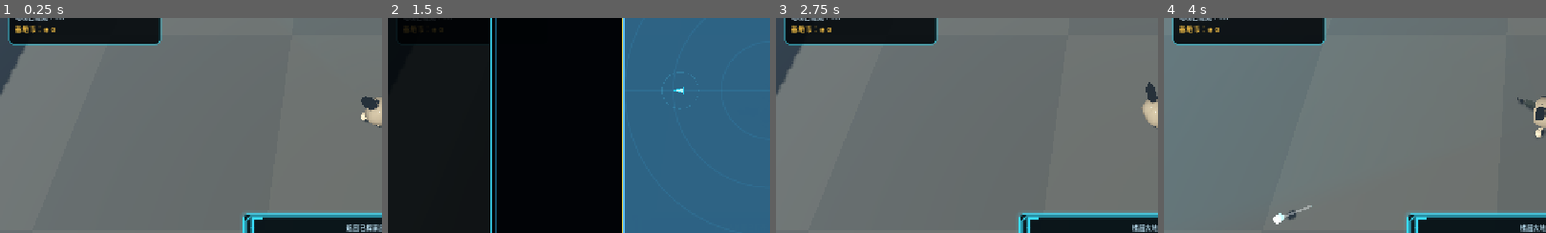
Above: before the commit, frames 1-4 (left to right).
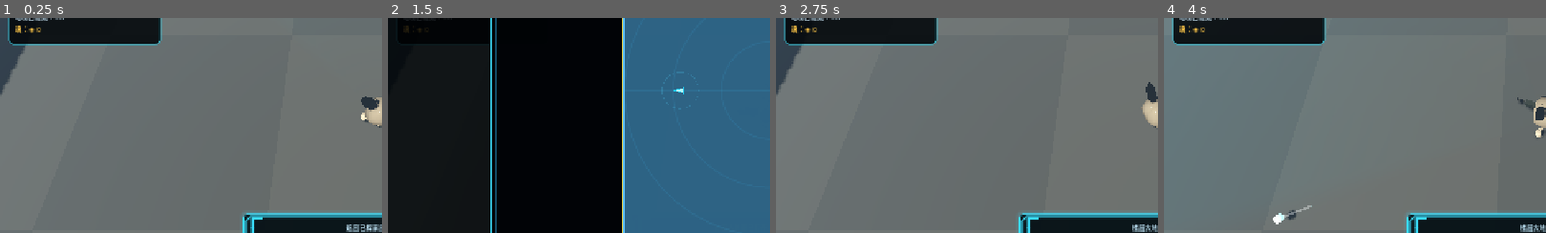
Above: after the commit, the same moments.

Repository: summercard/ShellStorm2
Game: Godot game, scene res://scenes/TowerDescent3D.tscn
Same seed, same stepped clock (60 frames per second), same inputs: the game is played once before the commit and once after it.
Inputs (mouse positions are % of the whole screen's width and height, from its top left):
- Up to frame 1 (0.25 s): no input
- Up to frame 2 (1.5 s): tap Enter at 0.5 s; drag from (90, 20) to (60, 28) at 0.52 s; drag from (30, 55) to (45, 70) at 1.27 s
- Up to frame 3 (2.75 s): click "关闭 · ESC" at 2 s
- Up to frame 4 (4 s): move the mouse to (60, 28) at 2.77 s; press the mouse at (60, 28) at 2.78 s; hold D (move_right) 2.78-3.5 s; release the mouse at (60, 28) at 3.5 s; drag from (45, 70) to (20, 35) at 3.52 s
The pictures show only the part of the screen within x 0-50%, y 34-84%; the shares and areas given below are measured in that part.

The runs differ from the first frame. In frame 1, 0.2% of the frame differs, in the area x 4-15%, y 3-8%; in frame 2, less than 0.1%; in frame 3, 0.2%; in frame 4, 0.2%.

Commit message:
怪物血条灯问题调整

Diff:
--- a/src/base/BaseFacilityService.gd
+++ b/src/base/BaseFacilityService.gd
@@ -94,7 +94,7 @@
 	if upgrade_cost <= 0:
 		return {"success": false, "reason": "升级费用配置无效"}
 	if data.extraction_points < upgrade_cost:
-		return {"success": false, "reason": "基地币不足"}
+		return {"success": false, "reason": "魂不足"}
 
 	var old_level := int(data.get(level_property))
 	var old_points := data.extraction_points
--- a/src/base/BaseManager.gd
+++ b/src/base/BaseManager.gd
@@ -332,7 +332,7 @@
 	if price <= 0:
 		return {"success": false, "reason": "商品购买价配置无效"}
 	if data.extraction_points < price:
-		return {"success": false, "reason": "基地币不足"}
+		return {"success": false, "reason": "魂不足"}
 	if target_owner not in ["loadout", "vault"]:
 		return {"success": false, "reason": "购买目标无效"}
 
@@ -507,7 +507,7 @@
 		return {"success": false, "reason": "商品未在基地货架上"}
 	var price := int(definition.get("base_buy_price", 0))
 	if price <= 0 or data.extraction_points < price:
-		return {"success": false, "reason": "基地币不足" if price > 0 else "商品购买价配置无效"}
+		return {"success": false, "reason": "魂不足" if price > 0 else "商品购买价配置无效"}
 	var purchased := ShopService.make_item_instance(definition, effective_transaction_id)
 	var old_inventory := inventory.get_slots_snapshot()
 	if inventory.add_item(purchased, 1) != 1:
--- a/src/base/BaseWorld.gd
+++ b/src/base/BaseWorld.gd
@@ -123,7 +123,7 @@
 	runs_label.text = "总局数: %d" % data.total_runs
 	extraction_label.text = "成功撤离: %d" % data.successful_extractions
 	kills_label.text = "总击杀: %d" % data.total_kills
-	points_label.text = "基地币: ◈ %d" % BaseManager.get_extraction_points()
+	points_label.text = "魂: ◈ %d" % BaseManager.get_extraction_points()
 	var loot_count := BaseManager.get_extraction_loot_count()
 	loot_label.text = "待处理战利品: %d" % loot_count
 	loot_label.modulate = Color(1.0, 0.78, 0.35, 1.0) if loot_count > 0 else Color(0.65, 0.72, 0.78, 1.0)
--- a/src/base3d/BaseWorld3D.gd
+++ b/src/base3d/BaseWorld3D.gd
@@ -151,7 +151,7 @@
 	runs_label.text = "总局数: %d" % data.total_runs
 	extraction_label.text = "成功撤离: %d" % data.successful_extractions
 	kills_label.text = "总击杀: %d" % data.total_kills
-	points_label.text = "基地币: ◈ %d" % BaseManager.get_extraction_points()
+	points_label.text = "魂: ◈ %d" % BaseManager.get_extraction_points()
 	var loot_count := BaseManager.get_extraction_loot_count()
 	loot_label.text = "待处理战利品: %d" % loot_count
 	loot_label.modulate = Color(1.0, 0.78, 0.35) if loot_count > 0 else Color(0.65, 0.72, 0.78)
--- a/src/enemy3d/Enemy3D.gd
+++ b/src/enemy3d/Enemy3D.gd
@@ -34,10 +34,13 @@
 	"summoner": Vector2(1.55, 0.17),
 	"boss": Vector2(2.65, 0.24),
 }
-const HEALTH_BAR_FRAME_COLOR := Color(0.018, 0.055, 0.078, 0.96)
-const HEALTH_BAR_ACCENT_COLOR := Color(0.16, 0.78, 0.88, 0.92)
-const HEALTH_BAR_FULL_COLOR := Color(0.94, 0.16, 0.24, 1.0)
+const HEALTH_BAR_FRAME_COLOR := Color(0.12, 0.02, 0.04, 0.96)
+const HEALTH_BAR_EMPTY_COLOR := Color(0.018, 0.024, 0.034, 0.98)
+const HEALTH_BAR_FULL_COLOR := Color(0.93, 0.055, 0.12, 1.0)
 const HEALTH_BAR_LOW_COLOR := Color(1.0, 0.54, 0.12, 1.0)
+const HEALTH_BAR_TEXTURE_SIZE := Vector2i(200, 24)
+const HEALTH_BAR_BORDER_PX := 2
+const HEALTH_BAR_PIXEL_SIZE := 0.005
 
 const PROFILES := {
 	"melee_chaser": {"hp": 58, "speed": 3.7, "damage": 12, "range": 1.90, "cooldown": 1.05},
@@ -98,9 +101,11 @@
 var _source_hp_scale := 1.0
 var _source_damage_scale := 1.0
 var _overhead_health_root: Node3D
-var _overhead_health_fill: Node3D
-var _overhead_health_fill_materials: Array[StandardMaterial3D] = []
+var _overhead_health_sprite: Sprite3D
+var _overhead_health_image: Image
+var _overhead_health_texture: ImageTexture
 var _overhead_health_size := Vector2.ZERO
+var _overhead_health_ratio := 1.0
 var _kind_scale_multiplier := 1.0
 var _variant_scale_multiplier := 1.0
 
@@ -189,6 +194,15 @@
 	health_changed.emit(self, current_hp, max_hp)
 
 
+func apply_health_multiplier(multiplier: float) -> void:
+	# 关卡修饰器必须保留当前生命比例；生成时满血的敌人经加成后仍应满血，
+	# 同时立即将实际数值同步给头顶条，不能等到下一次受击才刷新。
+	var health_ratio := clampf(float(current_hp) / float(maxi(1, max_hp)), 0.0, 1.0)
+	max_hp = maxi(1, int(round(float(max_hp) * maxf(0.01, multiplier))))
+	current_hp = clampi(int(round(float(max_hp) * health_ratio)), 0, max_hp)
+	health_changed.emit(self, current_hp, max_hp)
+
+
 func _apply_presentation_scale() -> void:
 	scale = Vector3.ONE * _kind_scale_multiplier * _variant_scale_multiplier
 	if _overhead_health_root != null:
@@ -196,30 +210,41 @@
 
 
 func _ensure_overhead_health_bar() -> void:
-	if _overhead_health_root != null:
-		return
+	var wanted_size := HEALTH_BAR_SIZE_BY_KIND.get(enemy_kind, Vector2(1.65, 0.16)) as Vector2
+	if _overhead_health_root != null and is_instance_valid(_overhead_health_root):
+		if _overhead_health_size.is_equal_approx(wanted_size):
+			return
+		# 场景节点先以默认种类 ready，随后才应用内容数据。种类发生变化时必须
+		# 原子重建，避免小怪/Boss 保留默认怪的条宽或旧材质状态。
+		if _overhead_health_root.get_parent() != null:
+			_overhead_health_root.get_parent().remove_child(_overhead_health_root)
+		_overhead_health_root.queue_free()
+		_overhead_health_root = null
+		_overhead_health_sprite = null
+		_overhead_health_image = null
+		_overhead_health_texture = null
 	_overhead_health_root = Node3D.new()
 	_overhead_health_root.name = "OverheadHealthBar"
 	_overhead_health_root.top_level = true
 	add_child(_overhead_health_root)
-	_overhead_health_size = HEALTH_BAR_SIZE_BY_KIND.get(enemy_kind, Vector2(1.65, 0.16)) as Vector2
+	_overhead_health_size = wanted_size
 	_position_overhead_health_bar()
-	var background := _create_health_bar_quad(
-		"Background", _overhead_health_size + Vector2(0.18, 0.14), HEALTH_BAR_FRAME_COLOR
+	_overhead_health_image = Image.create(
+		HEALTH_BAR_TEXTURE_SIZE.x, HEALTH_BAR_TEXTURE_SIZE.y, false, Image.FORMAT_RGBA8
 	)
-	background.position.z = 0.01
-	_overhead_health_root.add_child(background)
-	var accent := _create_health_bar_quad(
-		"AccentLine", Vector2(_overhead_health_size.x + 0.07, 0.035), HEALTH_BAR_ACCENT_COLOR
+	_overhead_health_texture = ImageTexture.create_from_image(_overhead_health_image)
+	_overhead_health_sprite = Sprite3D.new()
+	_overhead_health_sprite.name = "HealthBarSprite"
+	_overhead_health_sprite.texture = _overhead_health_texture
+	_overhead_health_sprite.pixel_size = HEALTH_BAR_PIXEL_SIZE
+	_overhead_health_sprite.billboard = BaseMaterial3D.BILLBOARD_ENABLED
+	_overhead_health_sprite.no_depth_test = true
+	_overhead_health_sprite.scale = Vector3(
+		_overhead_health_size.x / (float(HEALTH_BAR_TEXTURE_SIZE.x) * HEALTH_BAR_PIXEL_SIZE),
+		_overhead_health_size.y / (float(HEALTH_BAR_TEXTURE_SIZE.y) * HEALTH_BAR_PIXEL_SIZE),
+		1.0
 	)
-	accent.position = Vector3(0.0, _overhead_health_size.y * 0.5 + 0.085, 0.015)
-	_overhead_health_root.add_child(accent)
-	_overhead_health_fill = _create_health_bar_capsule(
-		"HealthFill", _overhead_health_size, HEALTH_BAR_FULL_COLOR
-	)
-	_overhead_health_fill.position.z = -0.01
-	_overhead_health_root.add_child(_overhead_health_fill)
-	_overhead_health_fill_materials = _get_capsule_materials(_overhead_health_fill)
+	_overhead_health_root.add_child(_overhead_health_sprite)
 	_on_self_health_changed(self, current_hp, max_hp)
 
 
@@ -234,75 +259,27 @@
 	_overhead_health_root.scale = Vector3.ONE
 
 
-func _create_health_bar_quad(node_name: String, quad_size: Vector2, color: Color) -> Node3D:
-	return _create_health_bar_capsule(node_name, quad_size, color)
-
-
-func _create_health_bar_capsule(node_name: String, bar_size: Vector2, color: Color) -> Node3D:
-	# 原生材质的 billboard 由渲染器在相机空间处理，避免父节点转向或手动
-	# look_at 造成的透视倾斜。单一的扁平圆角网格避免把 3D 球体误当作
-	# billboard 平面渲染，保证不会在怪物头顶生成彩色大球。
-	var root := Node3D.new()
-	root.name = node_name
-	var material := StandardMaterial3D.new()
-	material.shading_mode = BaseMaterial3D.SHADING_MODE_UNSHADED
-	material.billboard_mode = BaseMaterial3D.BILLBOARD_ENABLED
-	material.no_depth_test = true
-	material.albedo_color = color
-	var mesh := _build_flat_capsule_mesh(bar_size, material)
-	var instance := MeshInstance3D.new()
-	instance.name = "RoundedMesh"
-	instance.mesh = mesh
-	instance.cast_shadow = GeometryInstance3D.SHADOW_CASTING_SETTING_OFF
-	root.add_child(instance)
-	return root
-
-
-func _build_flat_capsule_mesh(bar_size: Vector2, material: StandardMaterial3D) -> ArrayMesh:
-	var radius := maxf(0.005, bar_size.y * 0.5)
-	var straight_half_width := maxf(0.005, bar_size.x * 0.5 - radius)
-	var outline: Array[Vector3] = []
-	const ROUND_SEGMENTS := 10
-	# 从右下沿圆弧到右上，再从左上沿圆弧回到左下，构成一个屏幕平面胶囊。
-	for index in range(ROUND_SEGMENTS + 1):
-		var angle := -PI * 0.5 + PI * float(index) / float(ROUND_SEGMENTS)
-		outline.append(Vector3(straight_half_width + cos(angle) * radius, sin(angle) * radius, 0.0))
-	for index in range(ROUND_SEGMENTS + 1):
-		var angle := PI * 0.5 + PI * float(index) / float(ROUND_SEGMENTS)
-		outline.append(Vector3(-straight_half_width + cos(angle) * radius, sin(angle) * radius, 0.0))
-	var surface := SurfaceTool.new()
-	surface.begin(Mesh.PRIMITIVE_TRIANGLES)
-	for index in outline.size():
-		var next_index := (index + 1) % outline.size()
-		surface.add_vertex(Vector3.ZERO)
-		surface.add_vertex(outline[index])
-		surface.add_vertex(outline[next_index])
-	var mesh := surface.commit()
-	mesh.surface_set_material(0, material)
-	return mesh
-
-
-func _get_capsule_materials(root: Node3D) -> Array[StandardMaterial3D]:
-	var materials: Array[StandardMaterial3D] = []
-	for child in root.get_children():
-		var mesh_instance := child as MeshInstance3D
-		if mesh_instance == null or mesh_instance.mesh == null:
-			continue
-		var material := mesh_instance.mesh.surface_get_material(0) as StandardMaterial3D
-		if material != null and material not in materials:
-			materials.append(material)
-	return materials
-
-
 func _on_self_health_changed(_enemy: Enemy3D, current: int, maximum: int) -> void:
-	if _overhead_health_fill == null:
-		return
-	var ratio := clampf(float(current) / float(maxi(1, maximum)), 0.0, 1.0)
-	_overhead_health_fill.scale.x = ratio
-	_overhead_health_fill.position.x = -_overhead_health_size.x * (1.0 - ratio) * 0.5
-	var fill_color := HEALTH_BAR_LOW_COLOR.lerp(HEALTH_BAR_FULL_COLOR, ratio)
-	for material in _overhead_health_fill_materials:
-		material.albedo_color = fill_color
+	if _overhead_health_sprite == null or _overhead_health_image == null or _overhead_health_texture == null:
+		return
+	_overhead_health_ratio = clampf(float(current) / float(maxi(1, maximum)), 0.0, 1.0)
+	# 单张 Sprite 纹理同时包含底框与填充。没有独立红色平面的平移/缩放，
+	# 所以在任意镜头角度下都不会跑出框外；Sprite3D 自身负责永久朝向摄像机。
+	_overhead_health_image.fill(HEALTH_BAR_FRAME_COLOR)
+	var inner_rect := Rect2i(
+		HEALTH_BAR_BORDER_PX,
+		HEALTH_BAR_BORDER_PX,
+		HEALTH_BAR_TEXTURE_SIZE.x - HEALTH_BAR_BORDER_PX * 2,
+		HEALTH_BAR_TEXTURE_SIZE.y - HEALTH_BAR_BORDER_PX * 2
+	)
+	_overhead_health_image.fill_rect(inner_rect, HEALTH_BAR_EMPTY_COLOR)
+	var fill_width := int(round(float(inner_rect.size.x) * _overhead_health_ratio))
+	if fill_width > 0:
+		var fill_color := HEALTH_BAR_LOW_COLOR.lerp(HEALTH_BAR_FULL_COLOR, _overhead_health_ratio)
+		_overhead_health_image.fill_rect(
+			Rect2i(inner_rect.position, Vector2i(fill_width, inner_rect.size.y)), fill_color
+		)
+	_overhead_health_texture.update(_overhead_health_image)
 
 
 func get_enemy_data() -> Dictionary:
@@ -682,6 +659,11 @@
 		"overhead_health_bar": _overhead_health_root != null,
 		"overhead_health_world_locked": _overhead_health_root != null and _overhead_health_root.top_level,
 		"overhead_health_bar_size": _overhead_health_size,
+		"overhead_health_ratio": _overhead_health_ratio,
+		"overhead_health_camera_billboard": (
+			_overhead_health_sprite != null
+			and _overhead_health_sprite.billboard == BaseMaterial3D.BILLBOARD_ENABLED
+		),
 		"collision_profile": shape_snapshot,
 		"ambush_triggered": _ambush_triggered,
 		"behavior_role": _behavior_role(),
--- a/src/game/RoomGameMode.gd
+++ b/src/game/RoomGameMode.gd
@@ -2300,30 +2300,23 @@
 	return -1
 
 
-## 计算房间奖励
+## 计算房间结算文案。战斗获得的魂只会作为地面魂球掉落，清房本身不直接入账。
 func _calculate_room_reward(room_data: RoomData) -> String:
 	var xp: int = 0
-	var credits: int = 0
 
 	match room_data.room_type:
 		RoomData.RoomType.COMBAT:
 			xp = 10 + room_data.floor * 5
-			credits = 10 + room_data.floor * 5
 		RoomData.RoomType.ELITE:
 			xp = 50 + room_data.floor * 20
-			credits = 50 + room_data.floor * 10
 		RoomData.RoomType.BOSS:
 			xp = 200 + room_data.floor * 50
-			credits = 100 * room_data.floor
 		RoomData.RoomType.SCAVENGE:
 			xp = 5 + room_data.floor * 2
-			credits = 20 + room_data.floor * 10
 		_:
 			xp = 5
-			credits = 5
-
-	GameManager.add_currency(credits)
-	return "XP +%d | 魂 +%d" % [xp, credits]
+
+	return "XP +%d | 魂已掉落" % xp
 
 
 ## 检测地图是否完成
@@ -2354,7 +2347,7 @@
 		else:
 			ground_items.append(item_data)
 
-	# 基础击杀奖励 + 额外掉落货币
+	# 基础击杀奖励与额外掉落均装入地面魂球，击杀时不直接入账。
 	var base_reward: int = enemy_data.get("currency_value", 10)
 	currency_earned += base_reward
 
@@ -2375,12 +2368,10 @@
 			_elite_archive.kill_elite(elite_id)
 			_killed_elite_ids_this_room.append(elite_id)
 			print("[RoomGameMode] 精英击杀已记录: %s" % elite_id)
-		# 悬赏金即时到账并通知
+		# 精英悬赏同样进入地面魂球；只保留统计，不生成即时货币或黄色提示。
 		var bounty: int = enemy_data.get("currency_value", 10)
 		_elite_kill_bounty += bounty
-		GameManager.add_currency(bounty)
-		if _ui_manager != null and _ui_manager.has_method("show_fate_card_notification"):
-			_ui_manager.show_fate_card_notification("★ 精英击杀！+ %d 悬赏金" % bounty)
+		currency_earned += bounty
 
 	kill_recorded.emit()
 	_update_ui()
@@ -2391,7 +2382,7 @@
 		return
 	var orb: SoulOrb = SOUL_ORB_SCENE.instantiate() as SoulOrb
 	if orb == null:
-		GameManager.add_currency(amount)
+		push_error("魂球场景无法实例化；拒绝直接发放魂")
 		return
 	orb.amount = amount
 	orb.global_position = world_pos + Vector2(randf_range(-8.0, 8.0), randf_range(-8.0, 8.0))
@@ -2430,13 +2421,6 @@
 
 func _on_soul_orb_collected(amount: int, orb: SoulOrb) -> void:
 	GameManager.add_currency(amount)
-	if _ui_manager != null and _ui_manager.has_method("show_currency_popup"):
-		var pos := (
-			orb.global_position
-			if orb != null and is_instance_valid(orb)
-			else (player.global_position if player != null else Vector2.ZERO)
-		)
-		_ui_manager.call("show_currency_popup", amount, pos)
 
 
 func _consume_room_key() -> void:
--- a/src/ui/BaseMenu.gd
+++ b/src/ui/BaseMenu.gd
@@ -65,7 +65,7 @@
 	if kills_label:
 		kills_label.text = "总击杀: %d" % d.total_kills
 	if points_label:
-		points_label.text = "基地币: ◈ %d" % BaseManager.get_extraction_points()
+		points_label.text = "魂: ◈ %d" % BaseManager.get_extraction_points()
 	# 检查撤离战利品
 	_check_and_show_extraction_loot()
 	_refresh_facility_directory()
@@ -392,7 +392,7 @@
 
 	# 当前资源点
 	var pts_lbl := Label.new()
-	pts_lbl.text = "当前基地币: ◈ %d" % current_points
+	pts_lbl.text = "当前魂: ◈ %d" % current_points
 	pts_lbl.add_theme_color_override("font_color", Color(0.7, 0.75, 1.0, 1.0))
 	vbox.add_child(pts_lbl)
 
--- a/src/ui/BaseVendingMenu.gd
+++ b/src/ui/BaseVendingMenu.gd
@@ -93,7 +93,7 @@
 
 	_status_label = Label.new()
 	_status_label.custom_minimum_size.y = 38
-	_status_label.text = "请选择商品。购买默认进入随身背包，空间不足时不会扣除基地币。"
+	_status_label.text = "请选择商品。购买默认进入随身背包，空间不足时不会扣除魂。"
 	_status_label.horizontal_alignment = HORIZONTAL_ALIGNMENT_CENTER
 	_status_label.vertical_alignment = VERTICAL_ALIGNMENT_CENTER
 	_status_label.add_theme_color_override("font_color", Color(0.68, 0.86, 0.92))
@@ -131,7 +131,7 @@
 
 
 func _refresh() -> void:
-	_points_label.text = "购买货币｜基地币  ◈ %d" % BaseManager.get_extraction_points()
+	_points_label.text = "购买货币｜魂  ◈ %d" % BaseManager.get_extraction_points()
 	_capacity_label.text = (
 		"当前背包(I)  %d / %d" % [_inventory_module.get_used_slots(), _inventory_module.get_capacity()]
 		if _inventory_module != null
@@ -276,7 +276,7 @@
 		else BaseManager.sell_base_shop_item(instance_id, BaseShopService.generate_transaction_id("sell"), source_owner)
 	) as Dictionary
 	if bool(result.get("success", false)):
-		_status_label.text = "出售成功：%s，获得 %d 基地币。" % [str(item.get("name", "物品")), int(result.get("value", 0))]
+		_status_label.text = "出售成功：%s，获得 %d 魂。" % [str(item.get("name", "物品")), int(result.get("value", 0))]
 	else:
 		_status_label.text = "出售失败：%s" % str(result.get("reason", "未知原因"))
 	_refresh()
--- a/src/ui/GameUIManager.gd
+++ b/src/ui/GameUIManager.gd
@@ -2080,14 +2080,14 @@
 		kill_str += "  ★精英×%d(+%d)" % [elite_kills, elite_bounty]
 	if extracted_count_label:
 		extracted_count_label.text = (
-			"撤离成功  %s  魂 %d  基地币 %d" % [kill_str, int(stats.get("currency", 0)), ep_total]
+			"撤离成功  %s  本局魂 %d  带回魂 %d" % [kill_str, int(stats.get("currency", 0)), ep_total]
 		)
 	if extracted_items_vbox:
 		# 显示本局获得的积分（灵魂兑换）
 		var points_earned: int = int(stats.get("points_earned", 0))
 		if points_earned > 0:
 			var points_node := Label.new()
-			points_node.text = "▶ 本局获得基地币: +%d" % points_earned
+			points_node.text = "▶ 本局带回魂: +%d" % points_earned
 			points_node.modulate = Color(0.3, 1.0, 0.55, 1.0)
 			points_node.add_theme_font_size_override("font_size", 16)
 			extracted_items_vbox.add_child(points_node)
--- a/src/world3d/Dungeon3D.gd
+++ b/src/world3d/Dungeon3D.gd
@@ -307,8 +307,10 @@
 	if _weapon_panel != null:
 		_weapon_panel.name = "WeaponPresentationPage3D"
 		$HUD.add_child(_weapon_panel)
-		_weapon_panel.set_anchors_preset(Control.PRESET_CENTER)
-		_weapon_panel.position = Vector2(-260, -310)
+		_weapon_panel.set_anchors_preset(Control.PRESET_TOP_LEFT)
+		# 左边缘对齐玩家状态块右边缘：player_panel 缩放后右边缘 = 360*0.80 = 288。
+		_weapon_panel.position = Vector2(288, 50)
+		_weapon_panel.size = Vector2(520, 620)
 		_weapon_panel.z_index = 420
 		_weapon_panel.set_weapon_tree(player.get_weapon_tree())
 		_weapon_panel.set_weapon_owner(player)
@@ -1492,8 +1494,7 @@
 		enemy.configure_from_enemy_data(enemy_configs[index])
 		var hp_multiplier := float(_room_enemy_hp_multipliers.get(room.room_id, 1.0))
 		if not is_equal_approx(hp_multiplier, 1.0):
-			enemy.max_hp = maxi(1, int(round(float(enemy.max_hp) * hp_multiplier)))
-			enemy.current_hp = mini(enemy.current_hp, enemy.max_hp)
+			enemy.apply_health_multiplier(hp_multiplier)
 		var damage_multiplier := float(_room_enemy_damage_multipliers.get(room.room_id, 1.0))
 		if not is_equal_approx(damage_multiplier, 1.0):
 			enemy.contact_damage = maxi(1, int(round(float(enemy.contact_damage) * damage_multiplier)))
--- a/src/world3d/TowerDescent3D.gd
+++ b/src/world3d/TowerDescent3D.gd
@@ -2935,7 +2935,7 @@
 			func(value): return "%dF" % int(value)
 		))
 	)
-	_tower_base_currency_label.text = "基地币：◈ %d" % BaseManager.get_extraction_points()
+	_tower_base_currency_label.text = "魂：◈ %d" % BaseManager.get_extraction_points()
 
 
 func _on_service_activated(room: DungeonRoom3D, station: ServiceStation3D) -> void:
--- a/tests/verification/verify_3d_enemy_behavior_flow.gd
+++ b/tests/verification/verify_3d_enemy_behavior_flow.gd
@@ -64,18 +64,20 @@
 			failures.append("3D enemy speed is not 70%% baseline: %s=%.3f" % [kind, enemy.move_speed])
 		var state := enemy.get_state_snapshot()
 		var expected_size := float(Enemy3D.BODY_SCALE_BY_KIND.get(kind, 1.0))
+		var expected_bar_size := Enemy3D.HEALTH_BAR_SIZE_BY_KIND.get(kind, Vector2.ZERO) as Vector2
 		size_multipliers[kind] = enemy.scale.x
 		if (
 			not is_equal_approx(enemy.scale.x, expected_size)
 			or not bool(state.get("overhead_health_bar", false))
 			or not bool(state.get("overhead_health_world_locked", false))
-			or (state.get("overhead_health_bar_size", Vector2.ZERO) as Vector2).x <= 1.0
+			or not bool(state.get("overhead_health_camera_billboard", false))
+			or not (state.get("overhead_health_bar_size", Vector2.ZERO) as Vector2).is_equal_approx(expected_bar_size)
+			or not is_equal_approx(float(state.get("overhead_health_ratio", 0.0)), 1.0)
 		):
-			failures.append("%s lacks readable species scale or world-locked overhead health bar" % kind)
-		var fill := enemy.get_node_or_null("OverheadHealthBar/HealthFill")
-		var fill_mesh := fill.get_node_or_null("RoundedMesh") as MeshInstance3D if fill != null else null
-		if fill_mesh == null or fill_mesh.mesh is SphereMesh:
-			failures.append("%s overhead health bar still contains a billboarded sphere cap" % kind)
+			failures.append("%s lacks a correctly sized, full, camera-facing overhead health bar" % kind)
+		var health_sprite := enemy.get_node_or_null("OverheadHealthBar/HealthBarSprite") as Sprite3D
+		if health_sprite == null or health_sprite.texture == null:
+			failures.append("%s overhead health bar is not the single-texture HUD-style sprite" % kind)
 		if kind == "boss":
 			if (
 				not is_equal_approx(enemy.scale.x, Enemy3D.BOSS_SIZE_MULTIPLIER)
@@ -83,6 +85,18 @@
 				or float(state.get("world_collision_radius", 0.0)) < 2.85
 			):
 				failures.append("Boss does not have its reduced large volume, matched collision and overhead HP bar")
+		enemy.apply_health_multiplier(1.5)
+		health_sprite = enemy.get_node_or_null("OverheadHealthBar/HealthBarSprite") as Sprite3D
+		if enemy.current_hp != enemy.max_hp or health_sprite == null or not is_equal_approx(float(enemy.get_state_snapshot().get("overhead_health_ratio", 0.0)), 1.0):
+			failures.append("%s HP modifier did not keep actual HP and overhead bar synchronized" % kind)
+		enemy.rotation.y = 1.37
+		enemy.take_damage(maxi(1, enemy.max_hp / 2), false, Vector3.RIGHT)
+		state = enemy.get_state_snapshot()
+		if (
+			not is_equal_approx(float(state.get("overhead_health_ratio", 0.0)), float(enemy.current_hp) / float(enemy.max_hp))
+			or not is_zero_approx((enemy.get_node("OverheadHealthBar") as Node3D).global_rotation.length())
+		):
+			failures.append("%s rotated enemy has a desynchronized or inherited-rotation health bar" % kind)
 		var damage_numbers_before := _count_damage_numbers()
 		enemy.take_damage(26, false, Vector3.RIGHT)
 		await get_tree().process_frame
--- a/tests/verification/verify_base_shop_save_flow.gd
+++ b/tests/verification/verify_base_shop_save_flow.gd
@@ -170,7 +170,7 @@
 		failures.append("自动贩卖机界面没有展示5个固定货架条目")
 	if menu.find_children("*", "ItemModelIcon3D", true, false).size() < 5:
 		failures.append("购买货架没有复用背包3D物品图标")
-	if "基地币" not in menu._points_label.text or "当前背包" not in menu._capacity_label.text:
+	if "魂" not in menu._points_label.text or "当前背包" not in menu._capacity_label.text:
 		failures.append("贩卖机顶部没有明确显示购买货币与购买目标")
 	if "2 / 12" not in menu._capacity_label.text or not _tree_has_label_text(menu._sell_list, "当前背包（与I键一致）"):
 		failures.append("贩卖机没有显示I键背包中的两件物品")
--- a/tests/verification/verify_ch1_director_loop.gd
+++ b/tests/verification/verify_ch1_director_loop.gd
@@ -95,7 +95,6 @@
 					failures.append("Choosing a door fate upgrade did not increase live weapon damage")
 
 	var before_currency := GameManager.currency
-	var expected_elite_bounty := before_currency + 13
 	var before_items := _inventory_item_count(mode.inventory_module)
 	(
 		mode
@@ -122,8 +121,8 @@
 		failures.append(
 			"Enemy item loot entered backpack immediately instead of waiting for pickup"
 		)
-	if GameManager.currency != expected_elite_bounty:
-		failures.append("Elite bounty was not added immediately after the kill")
+	if GameManager.currency != before_currency:
+		failures.append("Enemy kill granted souls directly instead of leaving them in the ground orb")
 	if item_pickup != null:
 		mode.player.global_position = item_pickup.global_position
 		for i in range(4):
@@ -134,7 +133,7 @@
 		mode.player.global_position = orb.global_position
 		for i in range(10):
 			await get_tree().process_frame
-		if GameManager.currency <= expected_elite_bounty:
+		if GameManager.currency <= before_currency:
 			failures.append("Soul orb was not collectable by walking over it")
 
 	main.queue_free()
Not shown, changed: docs/v0.1/01_内容数据库说明.md
Not shown, changed: docs/v0.1/06_技术施工_怪物精英与Boss.md
Not shown, changed: docs/v0.1/07_技术施工_基地设施.md
Not shown, changed: docs/v0.1/09_技术施工_存档结算与复活.md
Not shown, changed: docs/v0.1/CHANGELOG.md
